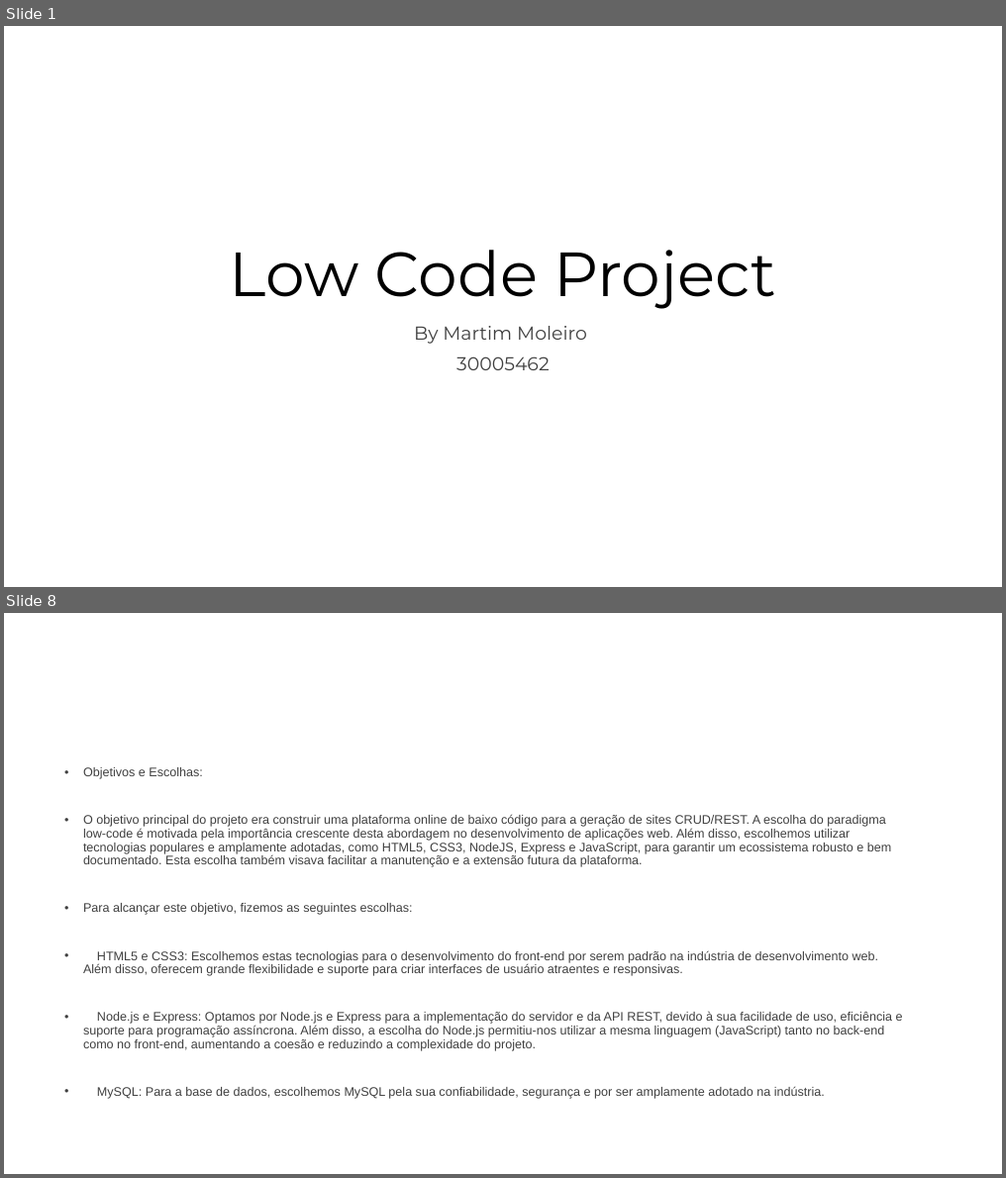
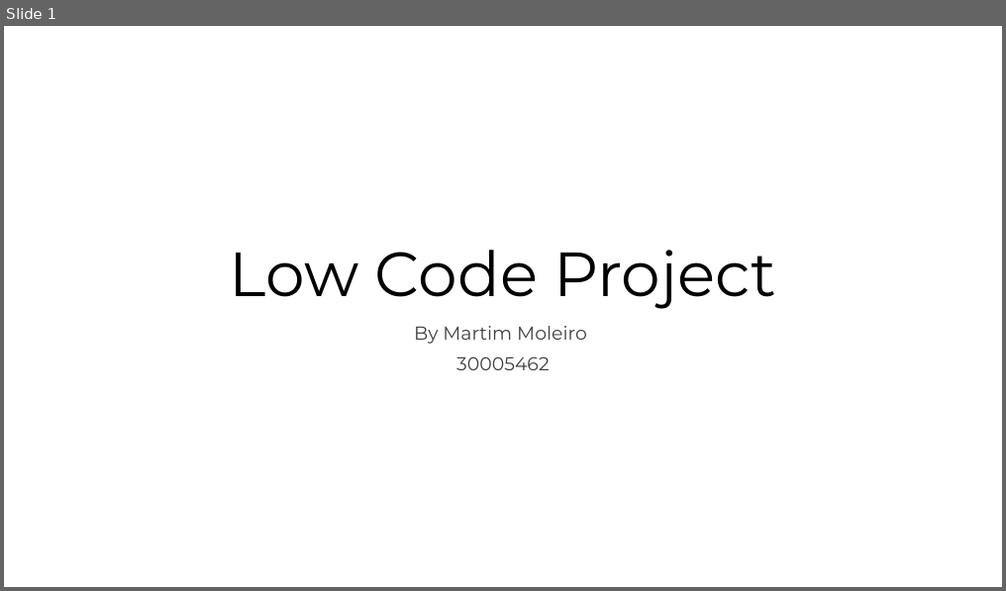
Before and after one commit to offmtm/low-code, a slide deck: Low Code Project.pptx. Shown one above the other, each under a label of ours: slides 1 and 8 before the commit, slide 1 after it; the slides between them are not shown. The pictures are 1006x1178 and 1006x591 pixels, drawn with LibreOffice and Linux fonts; fonts in the diff are those of the drawing. Boxes give left, top, right and bottom in pixels: in the first picture for what was removed or moved away, otherwise in the second. Text is boxed around its words. In the diff, an @@ line names an element or a change of style, - is before the commit and + after.

```diff
--- a/Low Code Project.pptx
+++ b/Low Code Project.pptx
@@ slide 8 removed at (4,613,1002,1174), background #FFFFFF @@
@@ text removed at (83,767,903,1099) @@
-• Objetivos e Escolhas:
-• O objetivo principal do projeto era construir uma plataforma online de baixo código para a geração de sites CRUD/REST. A escolha do paradigma low-code é motivada pela importância crescente desta abordagem no desenvolvimento de aplicações web. Além disso, escolhemos utilizar tecnologias populares e amplamente adotadas, como HTML5, CSS3, NodeJS, Express e JavaScript, para garantir um ecossistema robusto e bem documentado. Esta escolha também visava facilitar a manutenção e a extensão futura da plataforma.
-• Para alcançar este objetivo, fizemos as seguintes escolhas:
-• HTML5 e CSS3: Escolhemos estas tecnologias para o desenvolvimento do front-end por serem padrão na indústria de desenvolvimento web. Além disso, oferecem grande flexibilidade e suporte para criar interfaces de usuário atraentes e responsivas.
-• Node.js e Express: Optamos por Node.js e Express para a implementação do servidor e da API REST, devido à sua facilidade de uso, eficiência e suporte para programação assíncrona. Além disso, a escolha do Node.js permitiu-nos utilizar a mesma linguagem (JavaScript) tanto no back-end como no front-end, aumentando a coesão e reduzindo a complexidade do projeto.
-• MySQL: Para a base de dados, escolhemos MySQL pela sua confiabilidade, segurança e por ser amplamente adotado na indústria.
```
Also in this commit, not shown: 7 slides changed, 9 slides added, 1 other slide removed.
